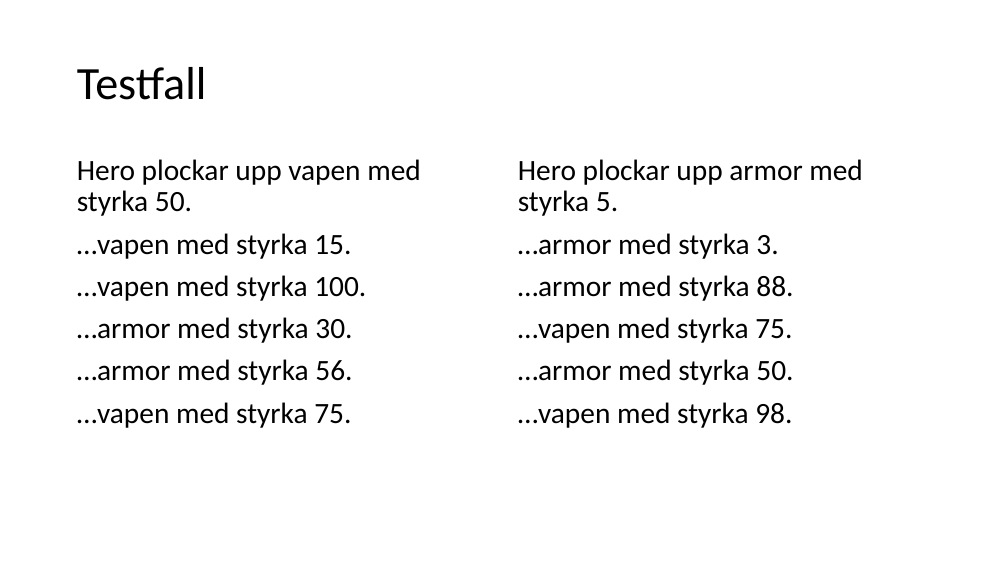
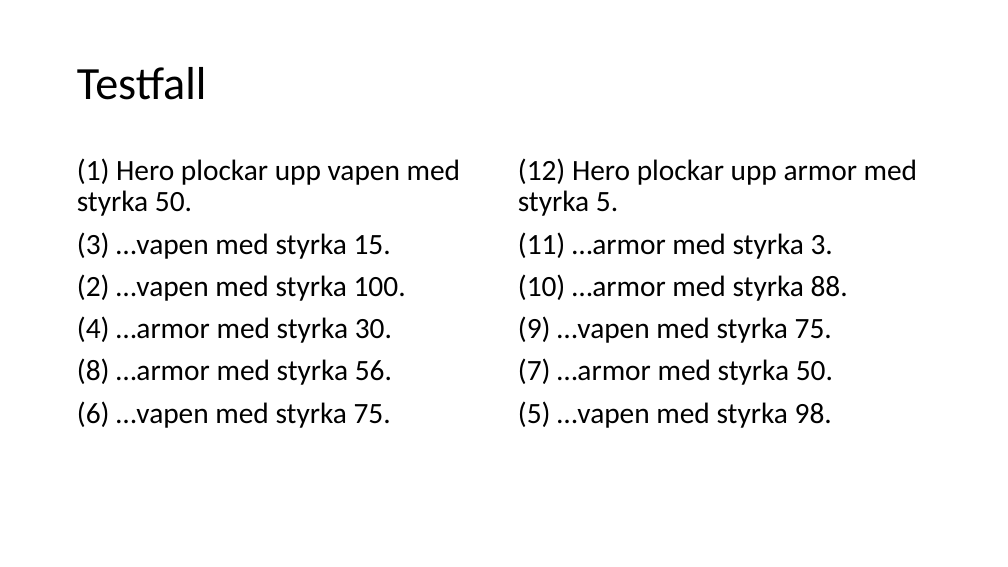
Before and after one commit to hampusidstam/InteGame, a slide deck: slide 25 of docs/Slutredovisning_grp5_v8.pptx. Drawn at 1008x567 pixels with LibreOffice and Linux fonts; fonts in the diff are those of the drawing. Boxes give left, top, right and bottom in pixels: in the first picture for what was removed or moved away, otherwise in the second. Text is boxed around its words. In the diff, an @@ line names an element or a change of style, - is before the commit and + after.

```diff
--- a/docs/Slutredovisning_grp5_v8.pptx
+++ b/docs/Slutredovisning_grp5_v8.pptx
@@ text at [77, 158, 461, 428]: text changed @@
-Hero plockar upp vapen med styrka 50.
-…vapen med styrka 15.
-…vapen med styrka 100.
-…armor med styrka 30.
-…armor med styrka 56.
-…vapen med styrka 75.
+(1) Hero plockar upp vapen med styrka 50.
+(3) …vapen med styrka 15.
+(2) …vapen med styrka 100.
+(4) …armor med styrka 30.
+(8) …armor med styrka 56.
+(6) …vapen med styrka 75.
@@ text at [518, 158, 917, 428]: text changed @@
-Hero plockar upp armor med styrka 5.
-…armor med styrka 3.
-…armor med styrka 88.
-…vapen med styrka 75.
-…armor med styrka 50.
-…vapen med styrka 98.
+(12) Hero plockar upp armor med styrka 5.
+(11) …armor med styrka 3.
+(10) …armor med styrka 88.
+(9) …vapen med styrka 75.
+(7) …armor med styrka 50.
+(5) …vapen med styrka 98.
```
Also in this commit, not shown: 4 other slides changed, 1 slide removed, 1 other file.
